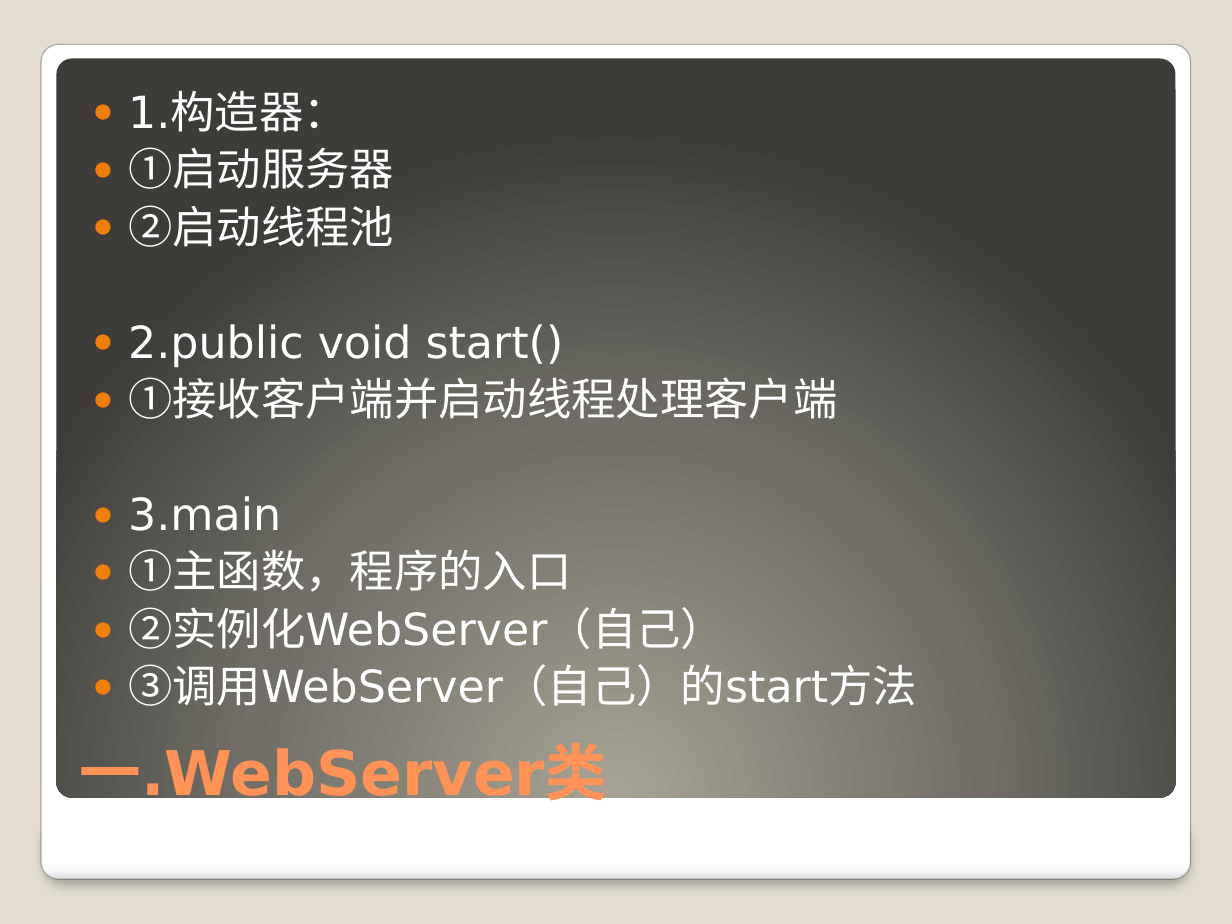
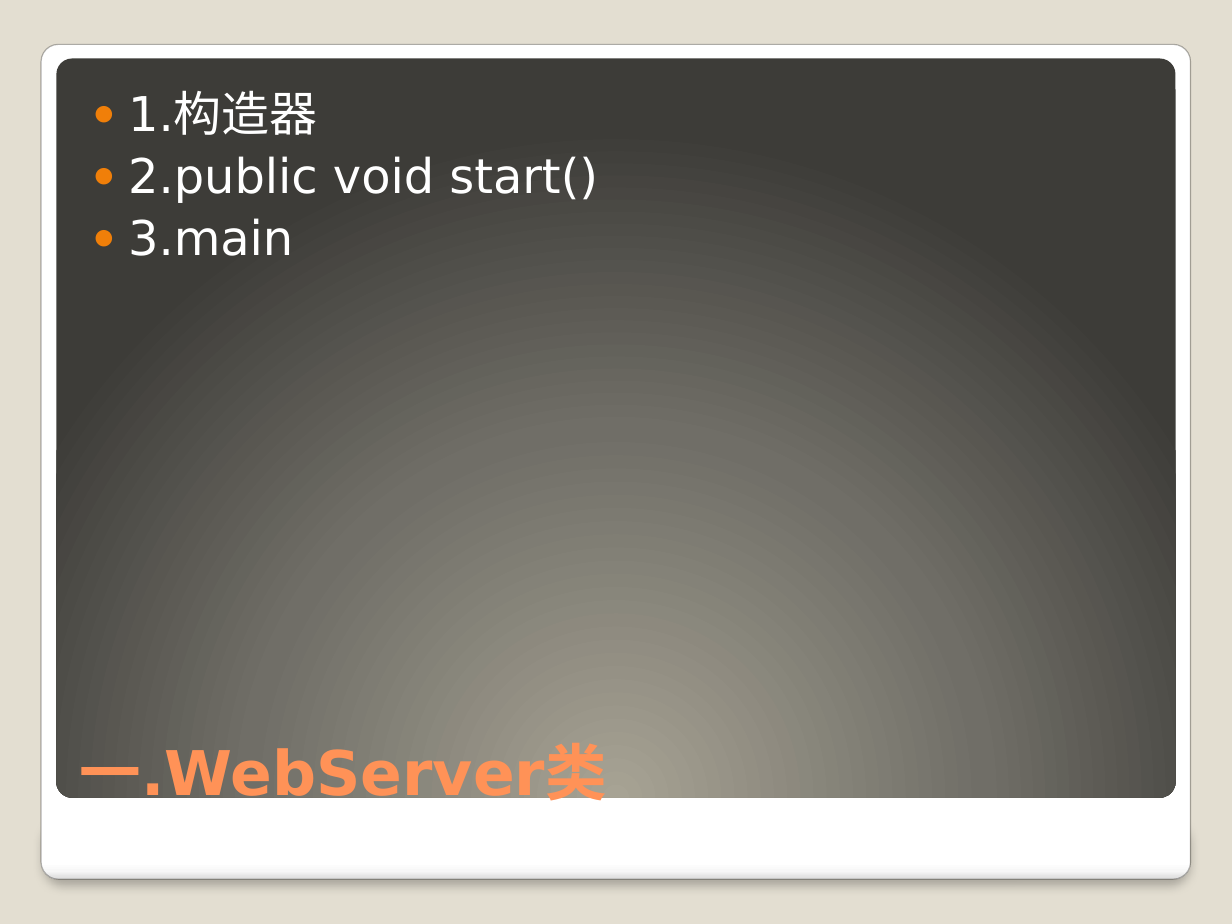
Before and after one commit to 2419931696/learngit, a slide deck: slide 11 of WebServer.pptx (slide 9 before the commit). Drawn at 1232x924 pixels with LibreOffice and Linux fonts; fonts in the diff are those of the drawing. Boxes give left, top, right and bottom in pixels: in the first picture for what was removed or moved away, otherwise in the second. Text is boxed around its words. In the diff, an @@ line names an element or a change of style, - is before the commit and + after.

```diff
--- a/WebServer.pptx
+++ b/WebServer.pptx
@@ text at (x1=128, y1=92, x2=317, y2=135): text changed; size 25.9 to 28 pt @@
-● 1.构造器：
-● ①启动服务器
-● ②启动线程池
+● 1.构造器
@@ text at (x1=128, y1=156, x2=598, y2=256): size 25.9 to 28 pt in "2.public void start()", "3.main" @@
@@ text at (x1=128, y1=370, x2=837, y2=419): paragraph removed @@
-● ①接收客户端并启动线程处理客户端
@@ text at (x1=128, y1=542, x2=917, y2=713): paragraphs removed @@
-● ①主函数，程序的入口
-● ②实例化WebServer（自己）
-● ③调用WebServer（自己）的start方法
```
Also in this commit, not shown: 13 other slides changed.
